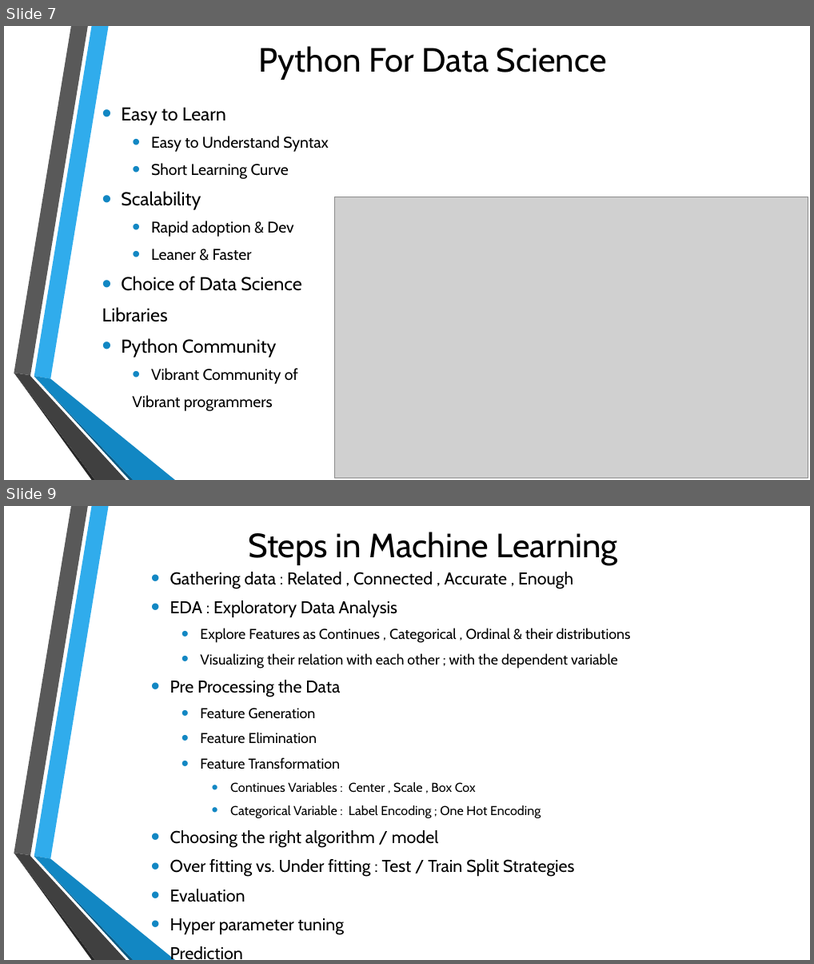
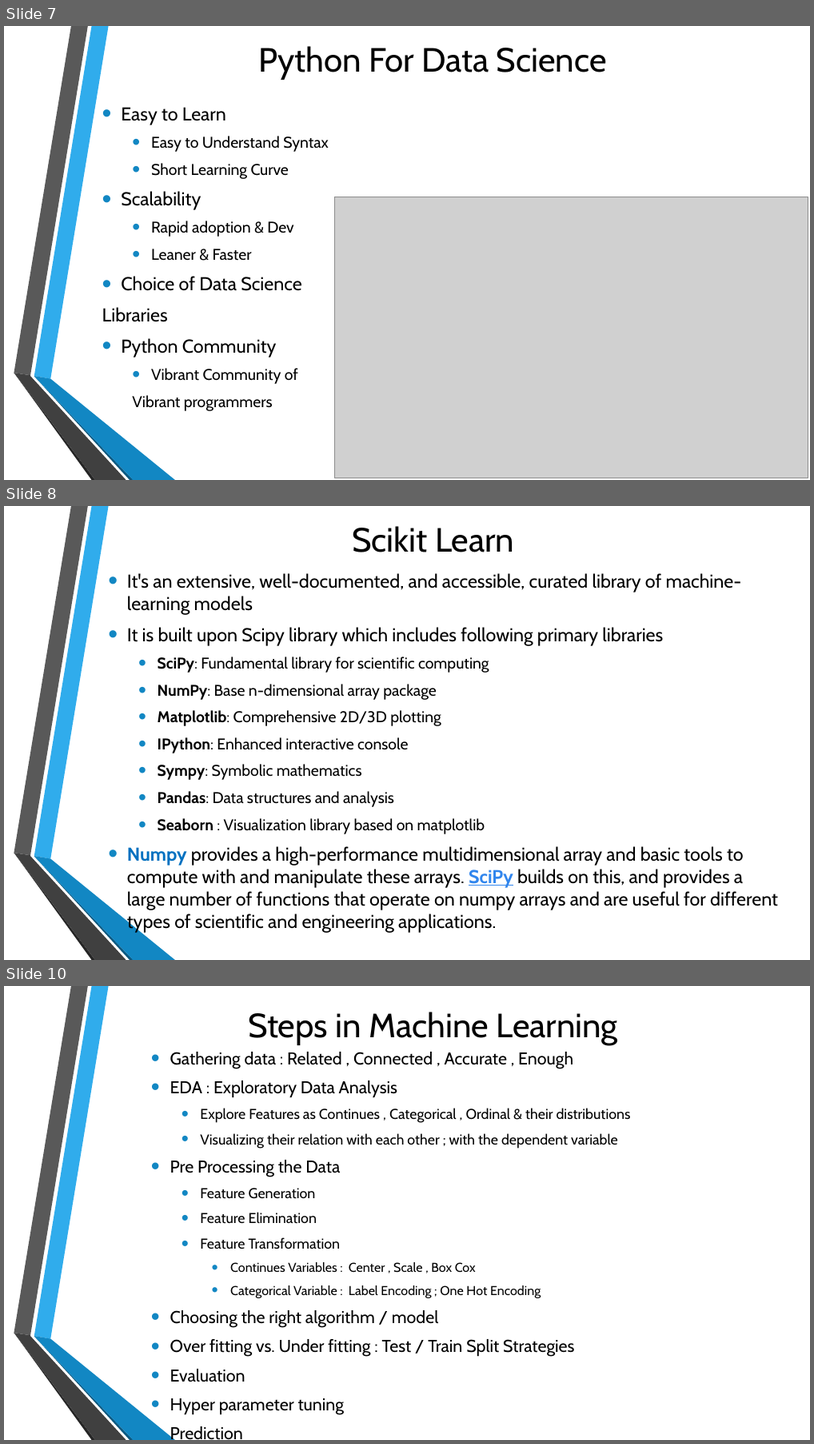
Before and after one commit to GirishGore/Machine-Learning-Using-Python, a slide deck: Demo/ML Introduction using Python.pptx. Shown one above the other, each under a label of ours: slides 7 and 9 before the commit, slides 7, 8 and 10 after it; the slides between them are not shown. The pictures are 814x964 and 814x1444 pixels, drawn with LibreOffice and Linux fonts; fonts in the diff are those of the drawing; grey boxes stand for pictures; background and template pictures are left out. Boxes give left, top, right and bottom in pixels: in the first picture for what was removed or moved away, otherwise in the second. Text is boxed around its words. In the diff, an @@ line names an element or a change of style, - is before the commit and + after.

Commit message:
Updating the Demo introduction lecture for Machine Learning Using Python

```diff
--- a/Demo/ML Introduction using Python.pptx
+++ b/Demo/ML Introduction using Python.pptx
@@ slide 8 added at (4,506,810,960), background picture (left out); not listed: 6 template elements that a slide beside it also shows @@
@@ title added at (352,526,514,552), 40 pt, text #000000 @@
+Scikit Learn
@@ text added at (127,573,778,932), 22.2 pt, text #000000 @@
+• It's an extensive, well-documented, and accessible, curated library of machine-learning models
+• It is built upon Scipy library which includes following primary libraries
+  • SciPy: Fundamental library for scientific computing
+  • NumPy: Base n-dimensional array package
+  • Matplotlib: Comprehensive 2D/3D plotting
+  • IPython: Enhanced interactive console
+  • Sympy: Symbolic mathematics
+  • Pandas: Data structures and analysis
+  • Seaborn : Visualization library based on matplotlib
+• Numpy provides a high-performance multidimensional array and basic tools to compute with and manipulate these arrays. SciPy builds on this, and provides a large number of functions that operate on numpy arrays and are useful for different types of scientific and engineering applications.
@@ what was slide 9 is now slide 10 @@
```
Also in this commit, not shown: 1 slide changed, 2 other slides added, 1 slide removed, 1 other file.
